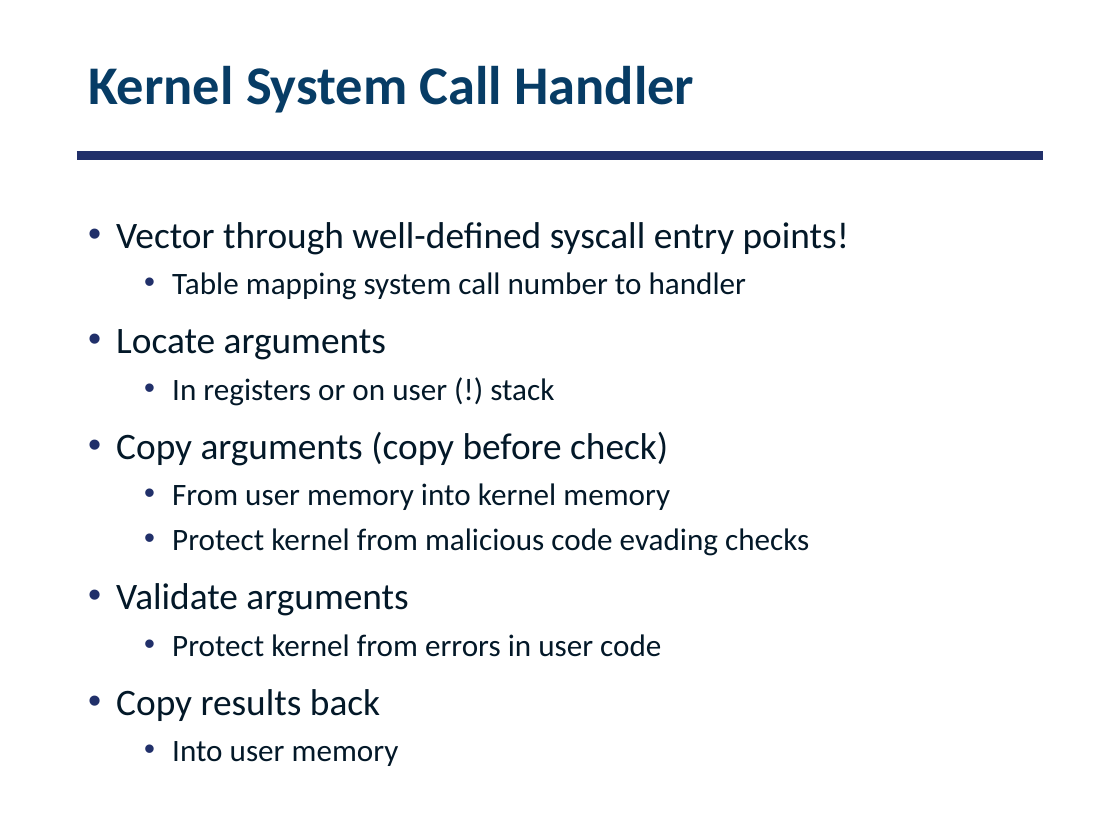
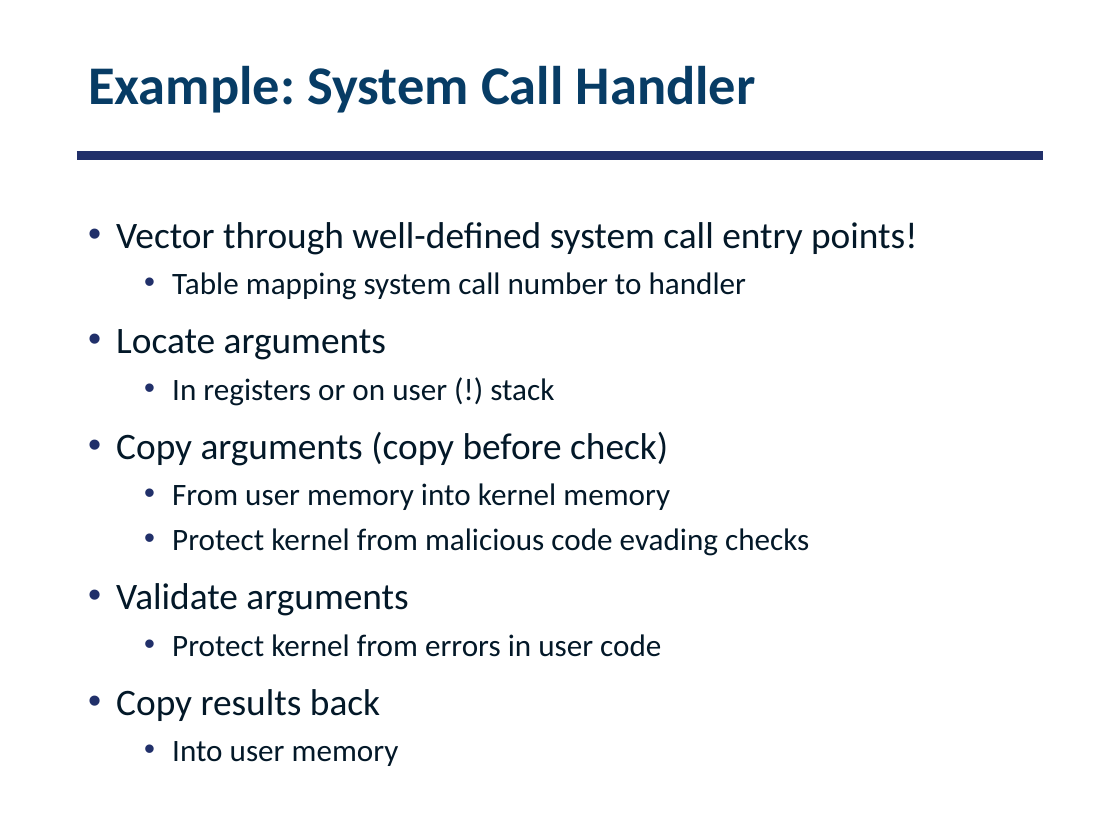
Before and after one commit to smajidzahedi/ECE350, a slide deck: slide 61 of 02-concepts.pptx (slide 55 before the commit). Drawn at 1120x840 pixels with LibreOffice and Linux fonts; fonts in the diff are those of the drawing. Boxes give left, top, right and bottom in pixels: in the first picture for what was removed or moved away, otherwise in the second. Text is boxed around its words. In the diff, an @@ line names an element or a change of style, - is before the commit and + after.

```diff
--- a/02-concepts.pptx
+++ b/02-concepts.pptx
@@ title at box(88, 65, 756, 113): text changed @@
-Kernel System Call Handler
+Example: System Call Handler
@@ text at box(116, 222, 917, 255): text changed @@
-• Vector through well-defined syscall entry points!
+• Vector through well-defined system call entry points!
```
Also in this commit, not shown: 11 other slides changed, 1 slide added, 1 slide removed, 21 other files.
